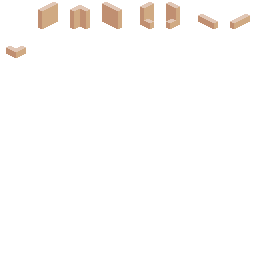
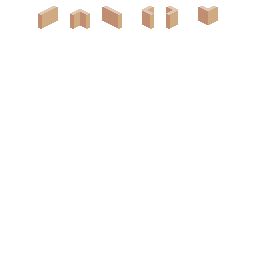
Comparing the layer stacks of the two 256px x 256px images. Changes:
added layer "thinest&short" above "thin" over [left=38, top=6, right=218, bottom=29]
hid "thin" over [left=6, top=2, right=250, bottom=58]
